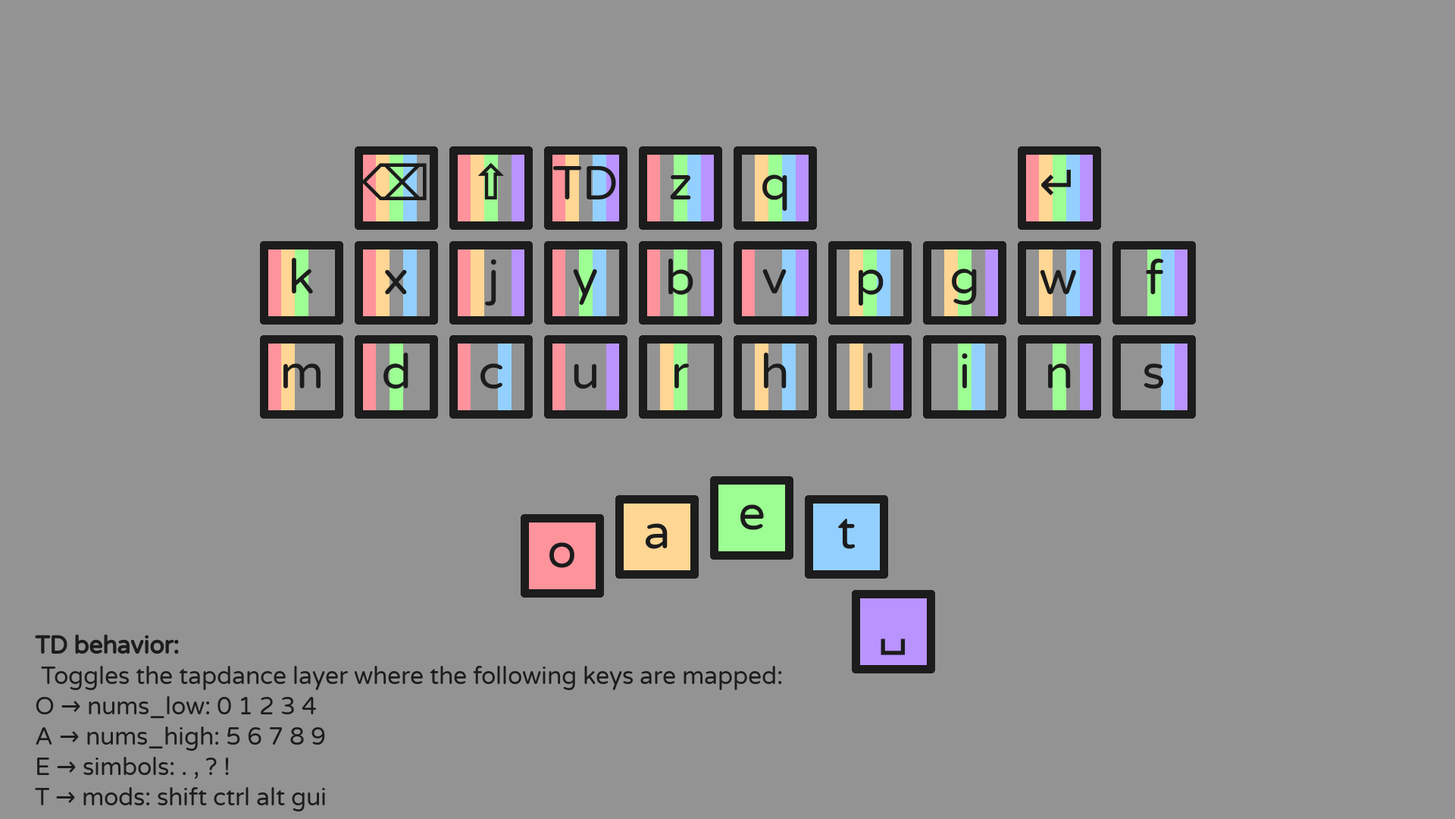
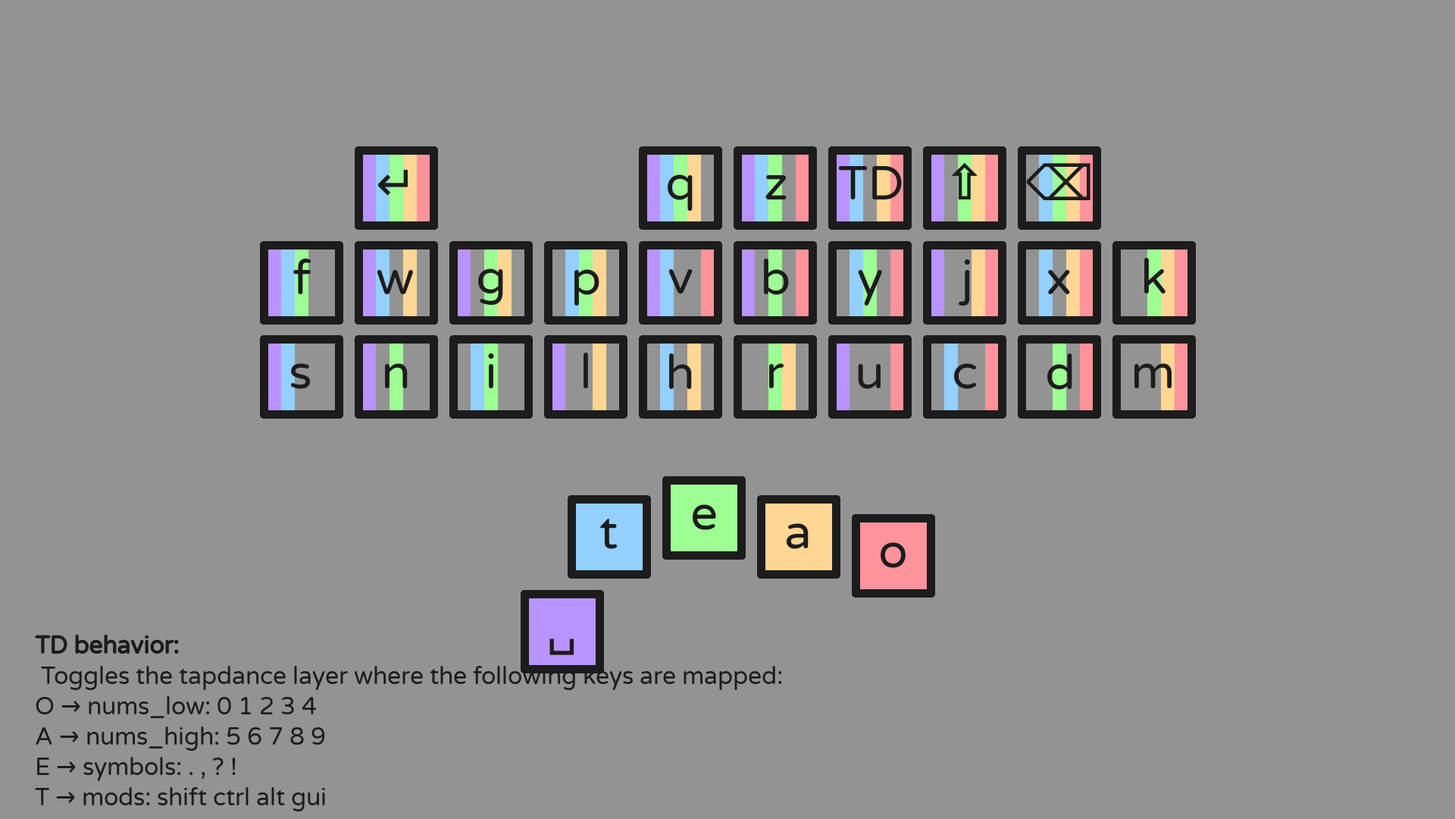
Layers edited between the first and the second 1455×819 image:
added group "Letters copy" with 33 layers above "Pasted Layer" over [93, 162, 1173, 781]
added layer "e #1" in group "Letters copy" over [692, 504, 717, 530]
added layer "o #2" in group "Letters copy" over [880, 541, 906, 568]
added layer "h #1" in group "Letters copy" over [669, 353, 693, 389]
added layer "d #1" in group "Letters copy" over [1047, 353, 1073, 390]
added layer "f #1" in group "Letters copy" over [293, 258, 312, 295]
added layer "m #1" in group "Letters copy" over [1134, 363, 1173, 389]
added layer "w #1" in group "Letters copy" over [376, 269, 414, 295]
added layer "g #1" in group "Letters copy" over [478, 268, 504, 305]
added layer "p #1" in group "Letters copy" over [574, 269, 600, 306]
added layer "v #1" in group "Letters copy" over [668, 269, 693, 294]
added layer "b #1" in group "Letters copy" over [764, 258, 790, 295]
added layer "k #1" in group "Letters copy" over [1144, 257, 1166, 294]
added layer "TD #1" in group "Letters copy" over [838, 165, 903, 200]
added layer "TD behavior: ... #1" in group "Letters copy" over [93, 633, 605, 781]
added layer "⇧ #1" in group "Letters copy" over [951, 162, 978, 200]
added layer "q #2" in group "Letters copy" over [667, 174, 693, 211]
added layer "↵ #1" in group "Letters copy" over [378, 169, 408, 196]
added layer "⌫ #1" in group "Letters copy" over [1027, 162, 1091, 201]
added layer "y #1" in group "Letters copy" over [858, 269, 883, 306]
added layer "Pasted Layer" above "Letters" over [268, 146, 1188, 674]
hid group "Letters" (33 layers) over [93, 162, 1165, 781]
painted on "TD behavior: ..." over [93, 756, 236, 781]
hid "full copy" over [268, 146, 1188, 674]
…and 13 more changes (13 added)
